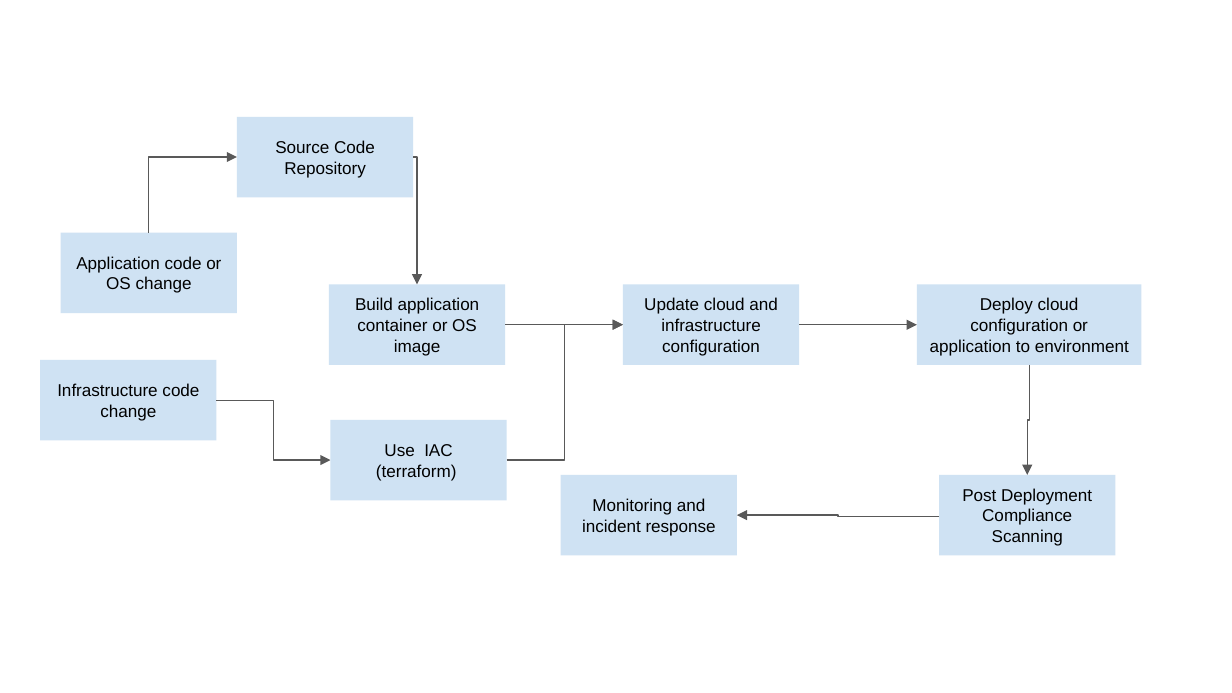
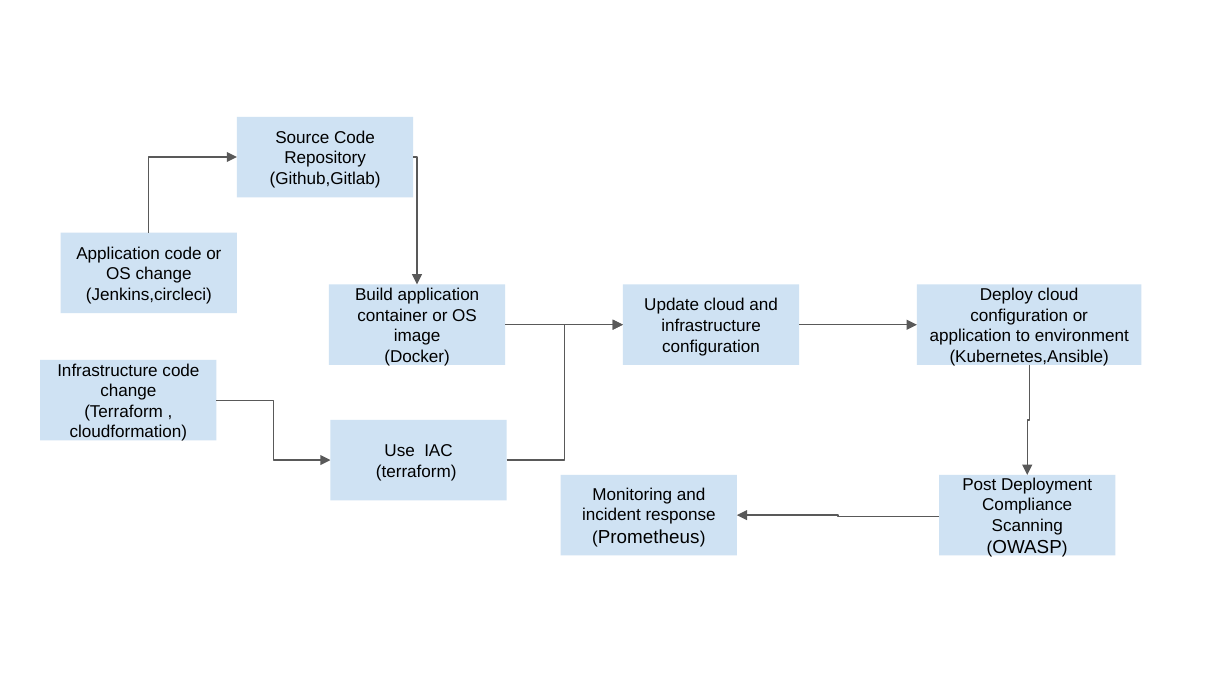
Before and after one commit to hasanrabiee/udacity-sec, a slide deck: slide 1 of DevOpsPipeline.pptx. Drawn at 1232x693 pixels with LibreOffice and Linux fonts; fonts in the diff are those of the drawing. Boxes give left, top, right and bottom in pixels: in the first picture for what was removed or moved away, otherwise in the second. Text is boxed around its words. In the diff, an @@ line names an element or a change of style, - is before the commit and + after.

Commit message:
[fix] powerpoint pipline

```diff
--- a/DevOpsPipeline.pptx
+++ b/DevOpsPipeline.pptx
@@ text in rectangle at [270, 171, 381, 188]: paragraph added @@
+(Github,Gitlab)
@@ text in rectangle at [86, 287, 212, 304]: paragraph added @@
+(Jenkins,circleci)
@@ text in rectangle at [384, 349, 449, 366]: paragraph added @@
+(Docker)
@@ text in rectangle at [950, 349, 1109, 366]: paragraph added @@
+(Kubernetes,Ansible)
@@ text in rectangle at [70, 404, 188, 441]: paragraph added @@
+(Terraform , cloudformation)
@@ text in rectangle at [598, 529, 700, 544]: paragraph added @@
+(Prometheus)
@@ text in rectangle at [992, 540, 1061, 557]: paragraph added @@
+(OWASP)
```
Also in this commit, not shown: 3 other files.
